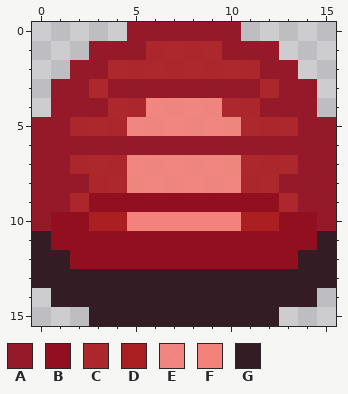
One commit to this pixel-art sprite: assets/sprites/ui/alarm.png. Above, as it was before the edit.
The file is 16x16 pixels.
Palette (. is transparent): A #920f1ff0  B #920f1f  C #ab1e22f0  D #ab1e22  E #f2827af0  F #f2827a  G #341c25
Pixels before, first column x 0:
 0 .....AAAAAA.....
 1 ...AAACCCCAAA...
 2 ..AACCCCCCCCAA..
 3 .AACAAAAAAAACAA.
 4 .AAACCEEEECCAAA.
 5 AACCCEEEEEECCCAA
 6 AAAAAAAAAAAAAAAA
 7 AACCCEEEEEECCCAA
 8 AAACCEEEEEECCAAA
 9 AACBBBBBBBBBBCAA
10 ABBDDFFFFFFDDBBA
11 GBBBBBBBBBBBBBBG
12 GGBBBBBBBBBBBBGG
13 GGGGGGGGGGGGGGGG
14 .GGGGGGGGGGGGGG.
15 ...GGGGGGGGGG...
The same view after the edit:
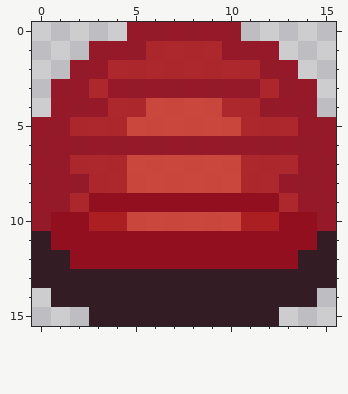
Commit: Implement alarm icon flashing
Diff:
Colour E changes from #f2827af0 to #ca3f35f0.
Colour F gives way to colour E in row 10 at x 5 to 10.
Boxes around the changes in both pictures, in picture pixels (x1, y1, x2, y2):
changed: (127, 98, 241, 231)
